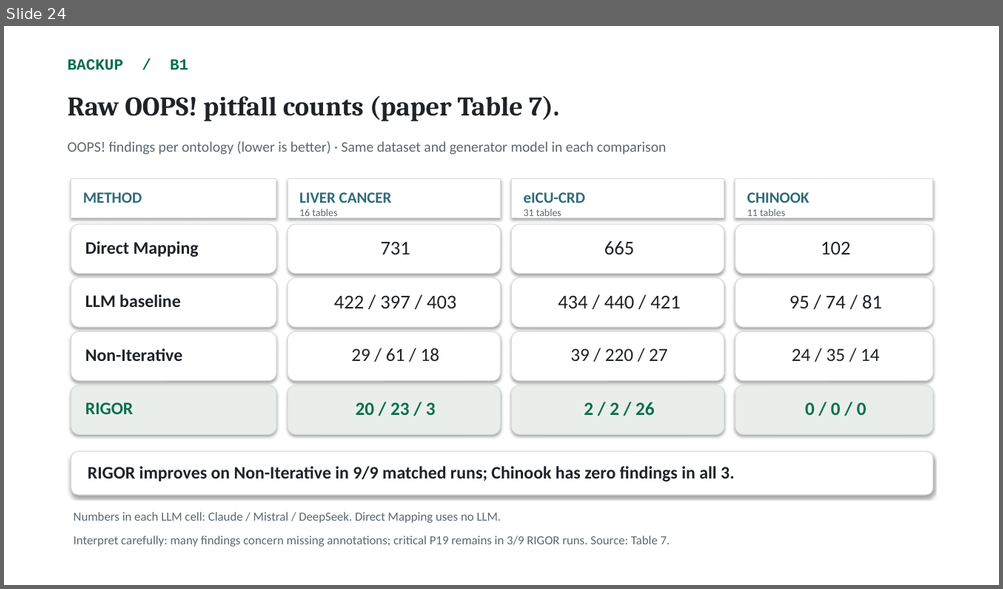
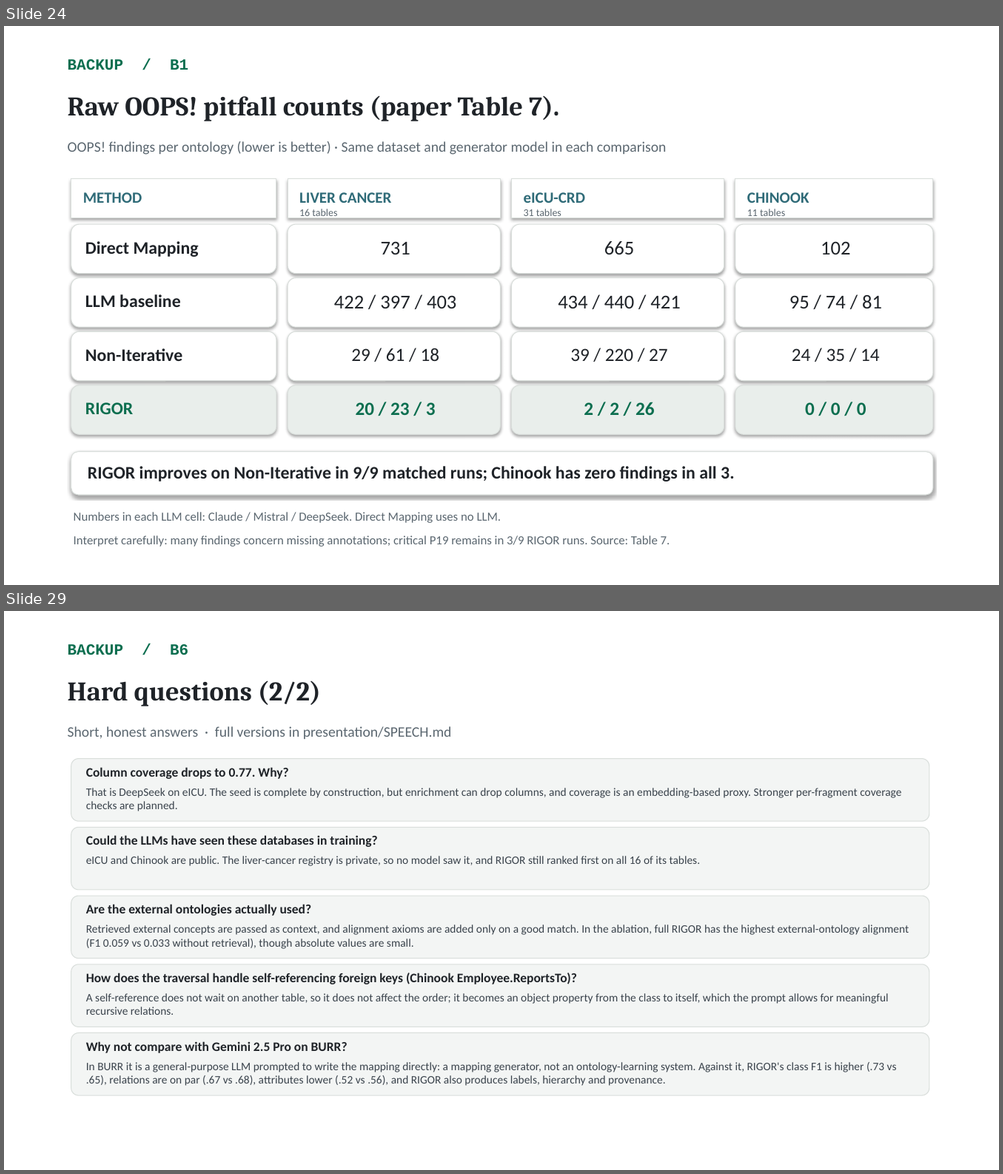
Before and after one commit to NadeenAhmad/rigor_private, a slide deck: presentation/RIGOR_ISWC2026.pptx. Shown one above the other, each under a label of ours: slide 24 before the commit, slides 24 and 29 after it; the slides between them are not shown. The pictures are 1003x589 and 1003x1174 pixels, drawn with LibreOffice and Linux fonts; fonts in the diff are those of the drawing. Boxes give left, top, right and bottom in pixels: in the first picture for what was removed or moved away, otherwise in the second. Text is boxed around its words. In the diff, an @@ line names an element or a change of style, - is before the commit and + after.

```diff
--- a/presentation/RIGOR_ISWC2026.pptx
+++ b/presentation/RIGOR_ISWC2026.pptx
@@ slide 29 added at (4,611,999,1170), background #FFFFFF @@
@@ text added at (68,644,188,655), 15 pt, text #0B6E4F, bold @@
+BACKUP / B6
@@ text added at (68,681,321,706), 26 pt, text #1F2328, bold @@
+Hard questions (2/2)
@@ text added at (68,726,452,739), 14 pt, text #5B6770 @@
+Short, honest answers · full versions in presentation/SPEECH.md
@@ rounded rectangle added at (71,759,929,821), fill #F3F5F4, outline #D9DEDB 0.75 pt @@
@@ text added at (86,767,288,779), 12.5 pt, text #1F2328, bold @@
+Column coverage drops to 0.77. Why?
@@ text added at (86,788,901,812), 11 pt, text #3A434C @@
+That is DeepSeek on eICU. The seed is complete by construction, but enrichment can drop columns, and coverage is an embedding-based proxy. Stronger per-fragment coverage checks are planned.
@@ rounded rectangle added at (71,827,929,890), fill #F3F5F4, outline #D9DEDB 0.75 pt @@
@@ text added at (86,835,377,847), 12.5 pt, text #1F2328, bold @@
+Could the LLMs have seen these databases in training?
@@ text added at (86,856,700,866), 11 pt, text #3A434C @@
+eICU and Chinook are public. The liver-cancer registry is private, so no model saw it, and RIGOR still ranked first on all 16 of its tables.
@@ rounded rectangle added at (71,896,929,959), fill #F3F5F4, outline #D9DEDB 0.75 pt @@
@@ text added at (86,904,312,916), 12.5 pt, text #1F2328, bold @@
+Are the external ontologies actually used?
@@ text added at (86,925,908,949), 11 pt, text #3A434C @@
+Retrieved external concepts are passed as context, and alignment axioms are added only on a good match. In the ablation, full RIGOR has the highest external-ontology alignment (F1 0.059 vs 0.033 without retrieval), though absolute values are small.
@@ rounded rectangle added at (71,965,929,1028), fill #F3F5F4, outline #D9DEDB 0.75 pt @@
@@ text added at (86,973,577,985), 12.5 pt, text #1F2328, bold @@
+How does the traversal handle self-referencing foreign keys (Chinook Employee.ReportsTo)?
@@ text added at (86,994,888,1015), 11 pt, text #3A434C @@
+A self-reference does not wait on another table, so it does not affect the order; it becomes an object property from the class to itself, which the prompt allows for meaningful recursive relations.
@@ rounded rectangle added at (71,1034,929,1096), fill #F3F5F4, outline #D9DEDB 0.75 pt @@
@@ text added at (86,1042,347,1054), 12.5 pt, text #1F2328, bold @@
+Why not compare with Gemini 2.5 Pro on BURR?
@@ text added at (86,1062,896,1086), 11 pt, text #3A434C @@
+In BURR it is a general-purpose LLM prompted to write the mapping directly: a mapping generator, not an ontology-learning system. Against it, RIGOR's class F1 is higher (.73 vs .65), relations are on par (.67 vs .68), attributes lower (.52 vs .56), and RIGOR also produces labels, hierarchy and provenance.
```
Also in this commit, not shown: 1 slide changed, 4 other slides added, 6 other files.
